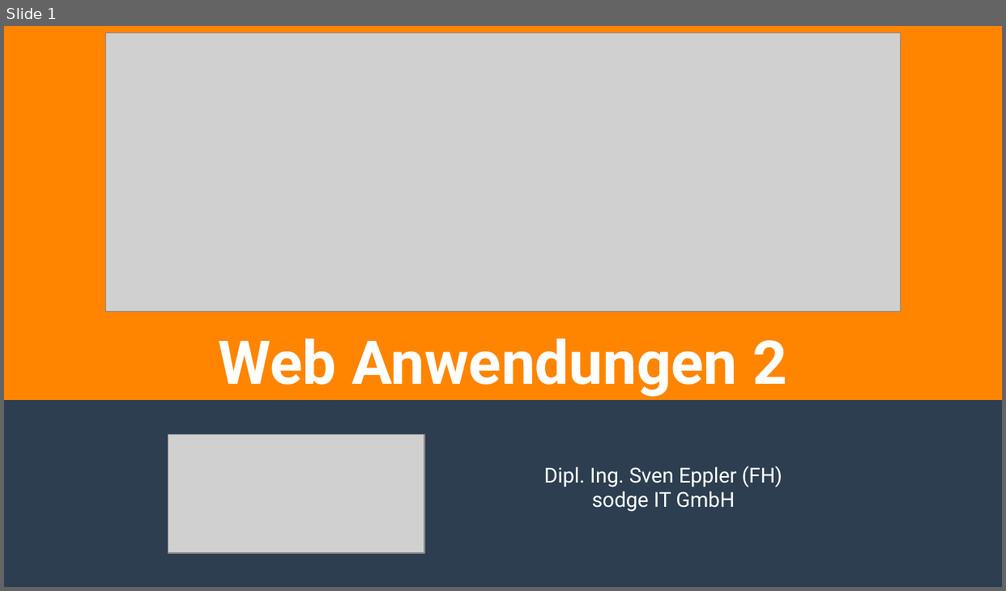
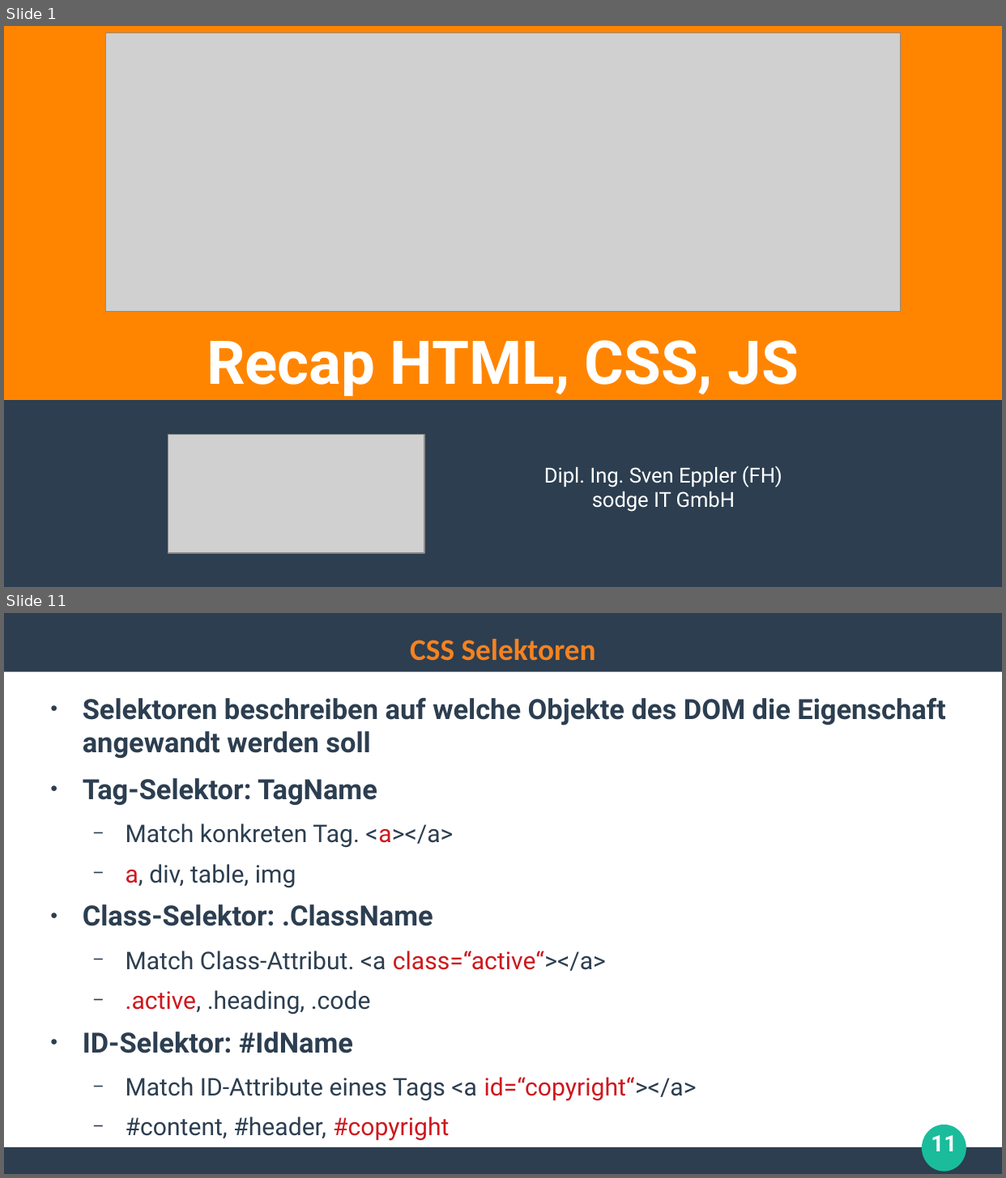
Before and after one commit to ghandmann/HS-AlbSig-WebAnwendungen2, a slide deck: Kapitel/01_Recap_HTML_CSS_JS.odp. Shown one above the other, each under a label of ours: slide 1 before the commit, slides 1 and 11 after it; the slides between them are not shown. The pictures are 1006x591 and 1006x1178 pixels, drawn with LibreOffice and Linux fonts; fonts in the diff are those of the drawing; grey boxes stand for pictures. Boxes give left, top, right and bottom in pixels: in the first picture for what was removed or moved away, otherwise in the second. Text is boxed around its words. In the diff, an @@ line names an element or a change of style, - is before the commit and + after.

```diff
--- a/Kapitel/01_Recap_HTML_CSS_JS.odp
+++ b/Kapitel/01_Recap_HTML_CSS_JS.odp
@@ slide 11 added at (x1=4, y1=613, x2=1002, y2=1174), background #FFFFFF @@
@@ rectangle added at (x1=4, y1=613, x2=1002, y2=672), fill #2C3E50 @@
@@ title added at (x1=410, y1=639, x2=596, y2=661), 24 pt, text #F58220, bold @@
+CSS Selektoren
@@ text added at (x1=83, y1=698, x2=945, y2=1141), 19.4 pt, text #2C3E50 @@
+● Selektoren beschreiben auf welche Objekte des DOM die Eigenschaft angewandt werden soll
+● Tag-Selektor: TagName
+  − Match konkreten Tag. <a></a>
+  − a, div, table, img
+● Class-Selektor: .ClassName
+  − Match Class-Attribut. <a class=“active“></a>
+  − .active, .heading, .code
+● ID-Selektor: #IdName
+  − Match ID-Attribute eines Tags <a id=“copyright“></a>
+  − #content, #header, #copyright
@@ ellipse added at (x1=923, y1=1125, x2=966, y2=1172), fill #1ABC9C @@
@@ page number added at (x1=931, y1=1135, x2=957, y2=1152), 18 pt, text #FFFFFF, bold @@
+11
@@ rectangle added at (x1=4, y1=1148, x2=1002, y2=1174), fill #2C3E50 @@
@@ slide 1 changed as well @@
@@ title at (x1=206, y1=340, x2=799, y2=396): text changed @@
-Web Anwendungen 2
+Recap HTML, CSS, JS
```
Also in this commit, not shown: 23 other slides added, 2 slides removed, 7 other files.
